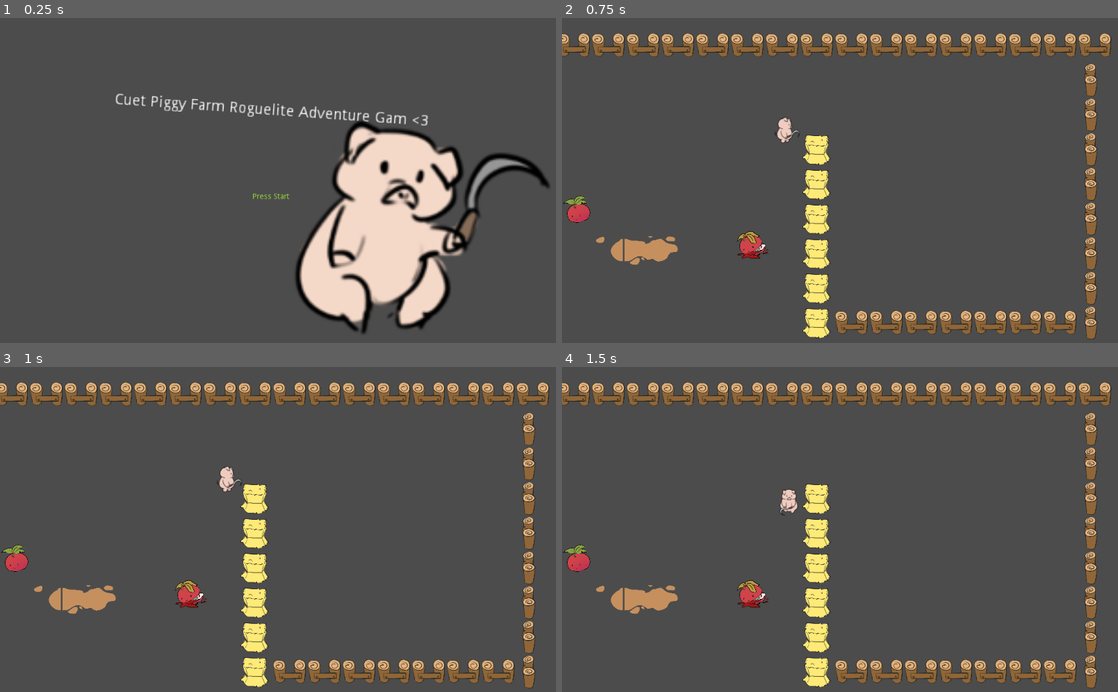
Above: before the commit, frames 1-4 (two rows, left to right).
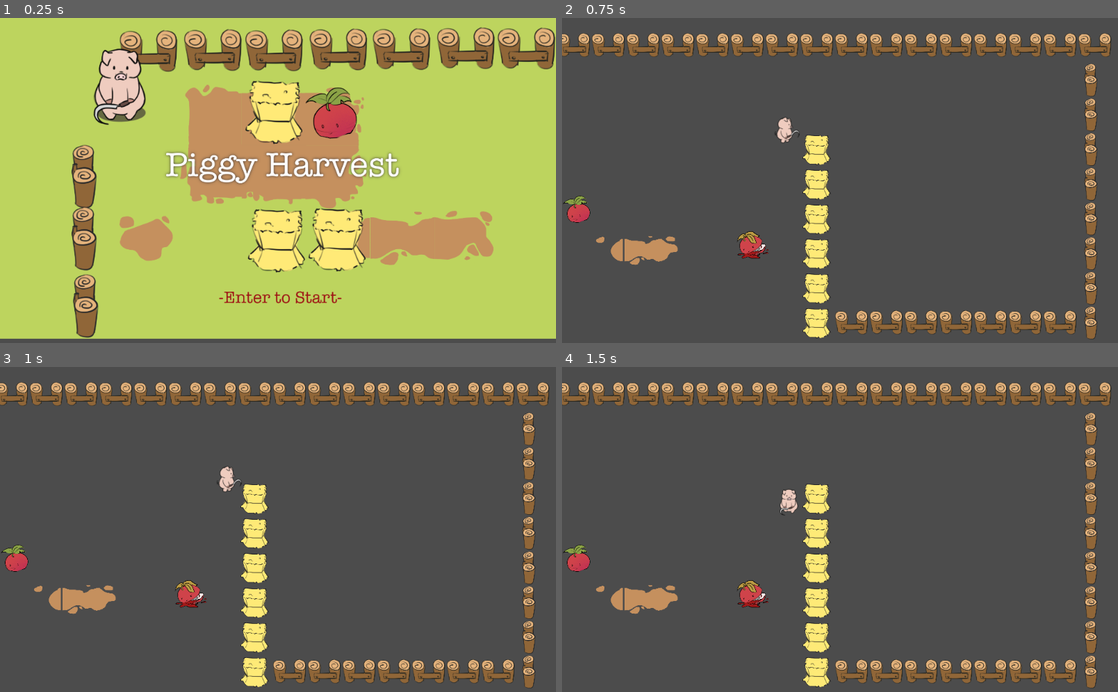
Above: after the commit, the same moments.

Repository: Cheezmeister/ldjam47
Game: Godot game, scene res://Start Screen.tscn
Two runs of this game, one before a commit and one after it. Both use one fixed random seed, a clock stepped at 60 frames per second and the inputs below. Sound files missing from this copy of the repository are replaced by a short silence.
Inputs:
- Up to frame 1 (0.25 s): no input
- Up to frame 2 (0.75 s): tap Enter (ui_accept) at 0.5 s; hold Right (right) from 0.53 s (still down)
- Up to frame 3 (1 s): keep holding Right (right); tap Enter (ui_accept) at 0.77 s
- Up to frame 4 (1.5 s): release Right (right) at 1.28 s; hold Down (down) from 1.28 s (still down)

The runs differ from the first frame. In frame 1, 98% of the frame differs, in the area x 0-100%, y 0-99%; in frame 2, nothing differs; in frame 3, nothing differs; in frame 4, nothing differs.

Commit message:
Added title screen

Diff:
--- a/Start Screen.tscn
+++ b/Start Screen.tscn
@@ -1,8 +1,9 @@
-[gd_scene load_steps=4 format=2]
+[gd_scene load_steps=5 format=2]
 
 [ext_resource path="res://Start Screen.gd" type="Script" id=1]
 [ext_resource path="res://assets/UI Start Game.wav" type="AudioStream" id=2]
 [ext_resource path="res://assets/Character_Test.png" type="Texture" id=3]
+[ext_resource path="res://assets/Titlescreen.png" type="Texture" id=4]
 
 [node name="Control" type="Control"]
 anchor_right = 1.0
@@ -44,3 +45,8 @@
 [node name="Title Art" type="Sprite" parent="."]
 position = Vector2( 1262, 880 )
 texture = ExtResource( 3 )
+
+[node name="Titlescreen" type="Sprite" parent="Title Art"]
+position = Vector2( -758.019, -583.692 )
+scale = Vector2( 0.575273, 0.575273 )
+texture = ExtResource( 4 )
Binary file added: assets/SFX/Titlescreen.png
Binary file added: assets/Titlescreen.png
